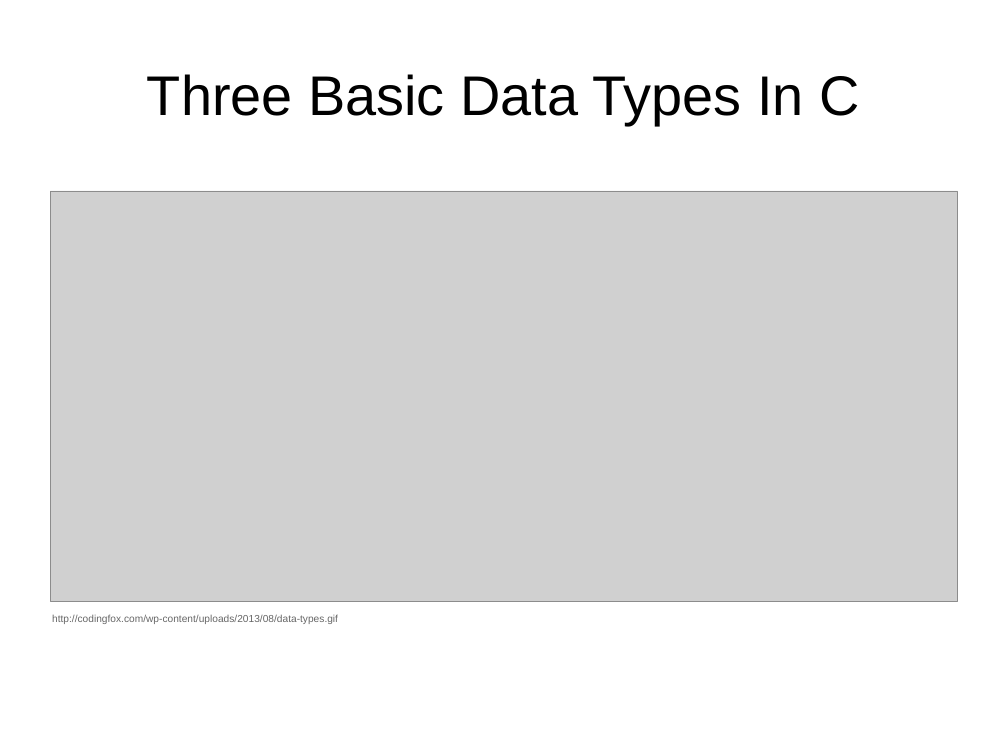
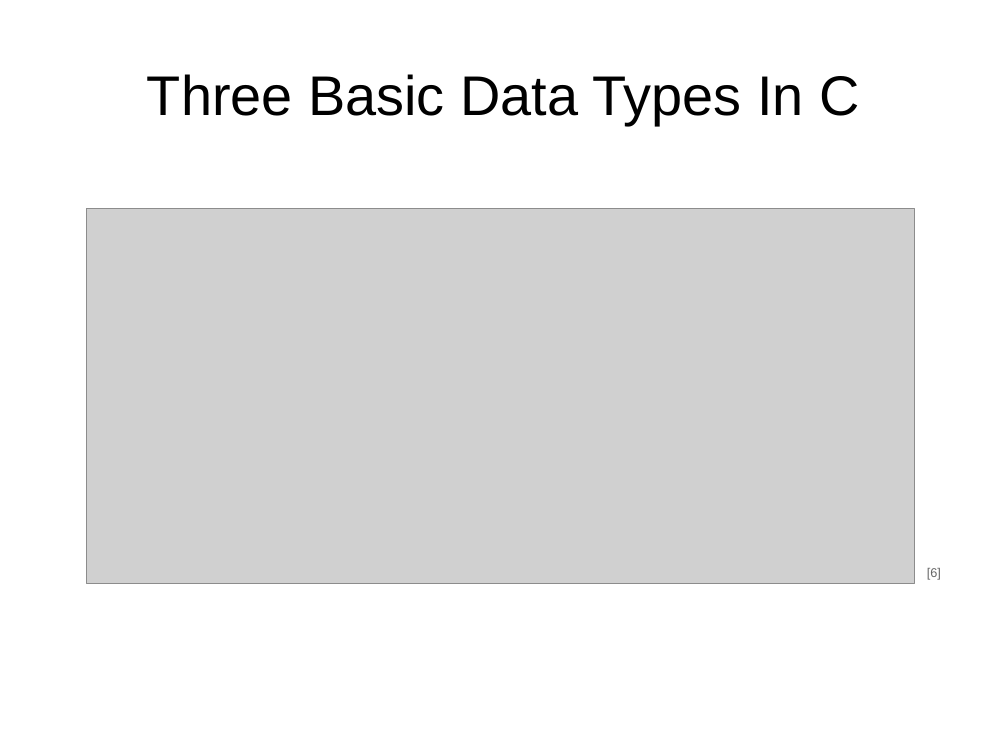
Before and after one commit to samba2/modern_c, a slide deck: slide 9 of modern_c.odp. Drawn at 1008x756 pixels with LibreOffice and Linux fonts; fonts in the diff are those of the drawing; grey boxes stand for pictures. Boxes give left, top, right and bottom in pixels: in the first picture for what was removed or moved away, otherwise in the second. Text is boxed around its words. In the diff, an @@ line names an element or a change of style, - is before the commit and + after.

```diff
--- a/modern_c.odp
+++ b/modern_c.odp
@@ picture: place and size @@
-picture at [50,191,958,602]
+picture at [86,209,915,583]
@@ text added at [927,568,941,580], 10 pt, text #666666 @@
+[6]
@@ text removed at [52,614,338,624] @@
-http://codingfox.com/wp-content/uploads/2013/08/data-types.gif
```
Also in this commit, not shown: 28 other slides changed, 11 slides added, 7 slides removed.
